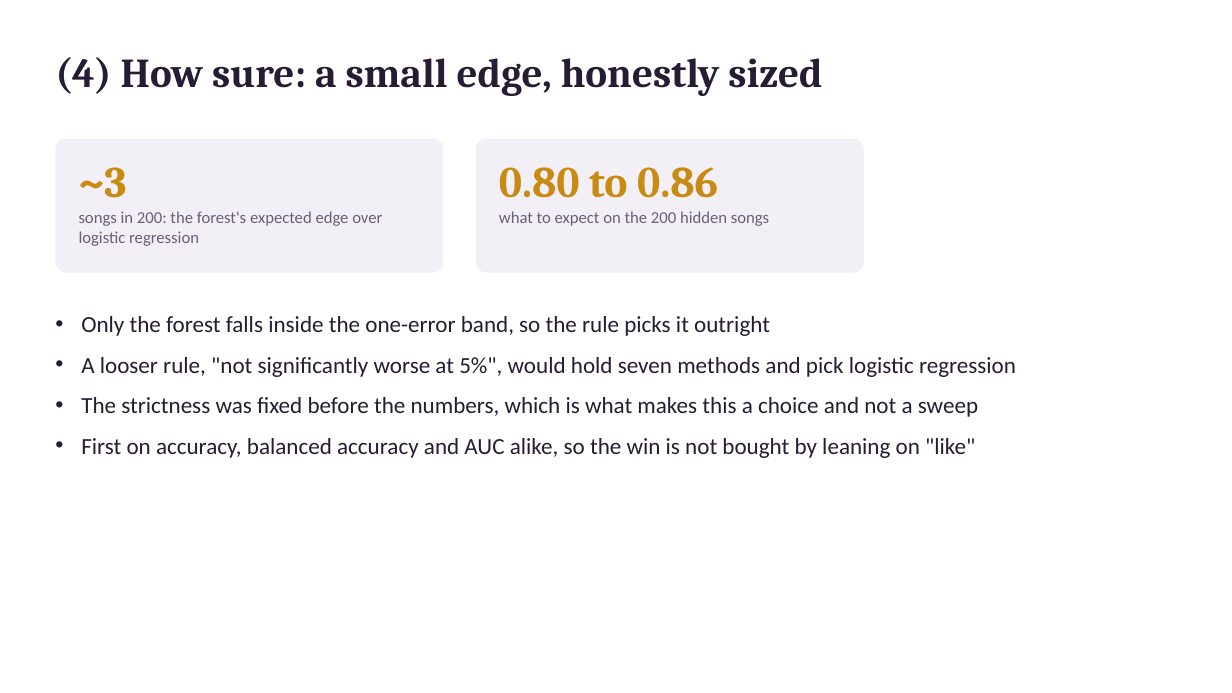
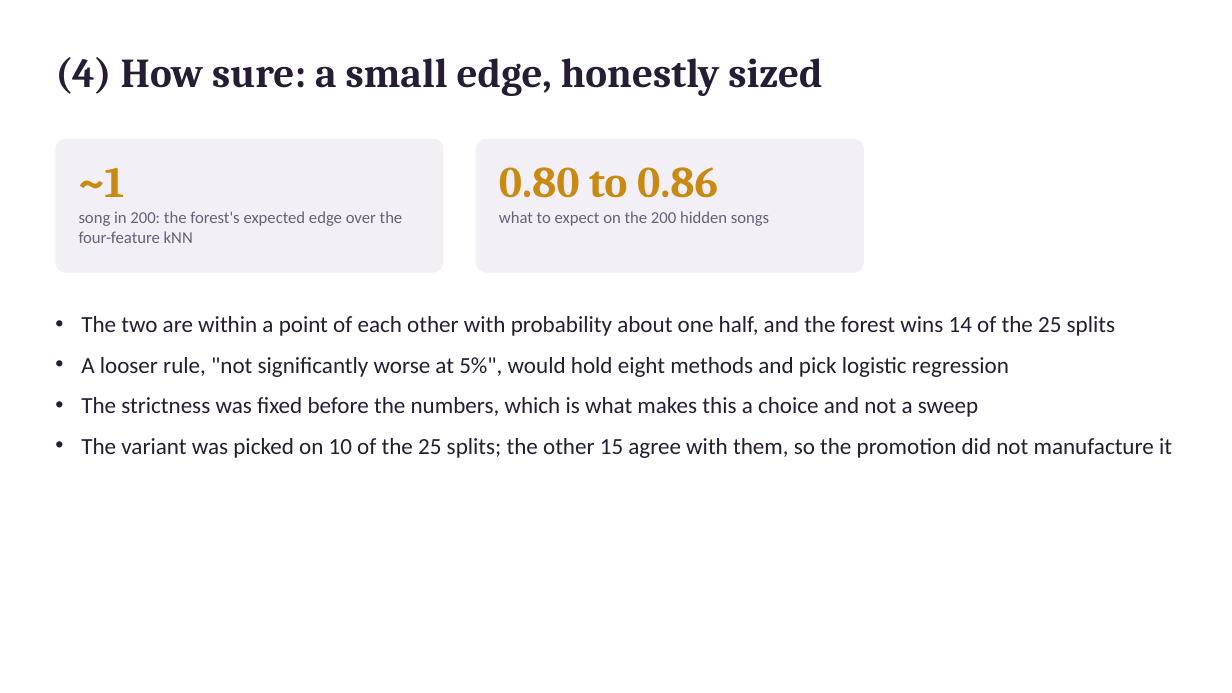
Before and after one commit to AndreassOlsson/FRTN65_code, a slide deck: slide 13 of labs/lab_1_music_taste_prediction/handin/slides.pptx (slide 10 before the commit). Drawn at 1232x693 pixels with LibreOffice and Linux fonts; fonts in the diff are those of the drawing. Boxes give left, top, right and bottom in pixels: in the first picture for what was removed or moved away, otherwise in the second. Text is boxed around its words. In the diff, an @@ line names an element or a change of style, - is before the commit and + after.

```diff
--- a/labs/lab_1_music_taste_prediction/handin/slides.pptx
+++ b/labs/lab_1_music_taste_prediction/handin/slides.pptx
@@ text at [79, 168, 403, 243]: text changed @@
-~3
-songs in 200: the forest's expected edge over logistic regression
+~1
+song in 200: the forest's expected edge over the four-feature kNN
@@ text at [81, 316, 1115, 377]: text changed @@
-• Only the forest falls inside the one-error band, so the rule picks it outright
-• A looser rule, "not significantly worse at 5%", would hold seven methods and pick logistic regression
+• The two are within a point of each other with probability about one half, and the forest wins 14 of the 25 splits
+• A looser rule, "not significantly worse at 5%", would hold eight methods and pick logistic regression
@@ text at [81, 438, 1172, 458]: text changed @@
-• First on accuracy, balanced accuracy and AUC alike, so the win is not bought by leaning on "like"
+• The variant was picked on 10 of the 25 splits; the other 15 agree with them, so the promotion did not manufacture it
```
Also in this commit, not shown: 6 other slides changed, 3 slides added, 15 other files.
